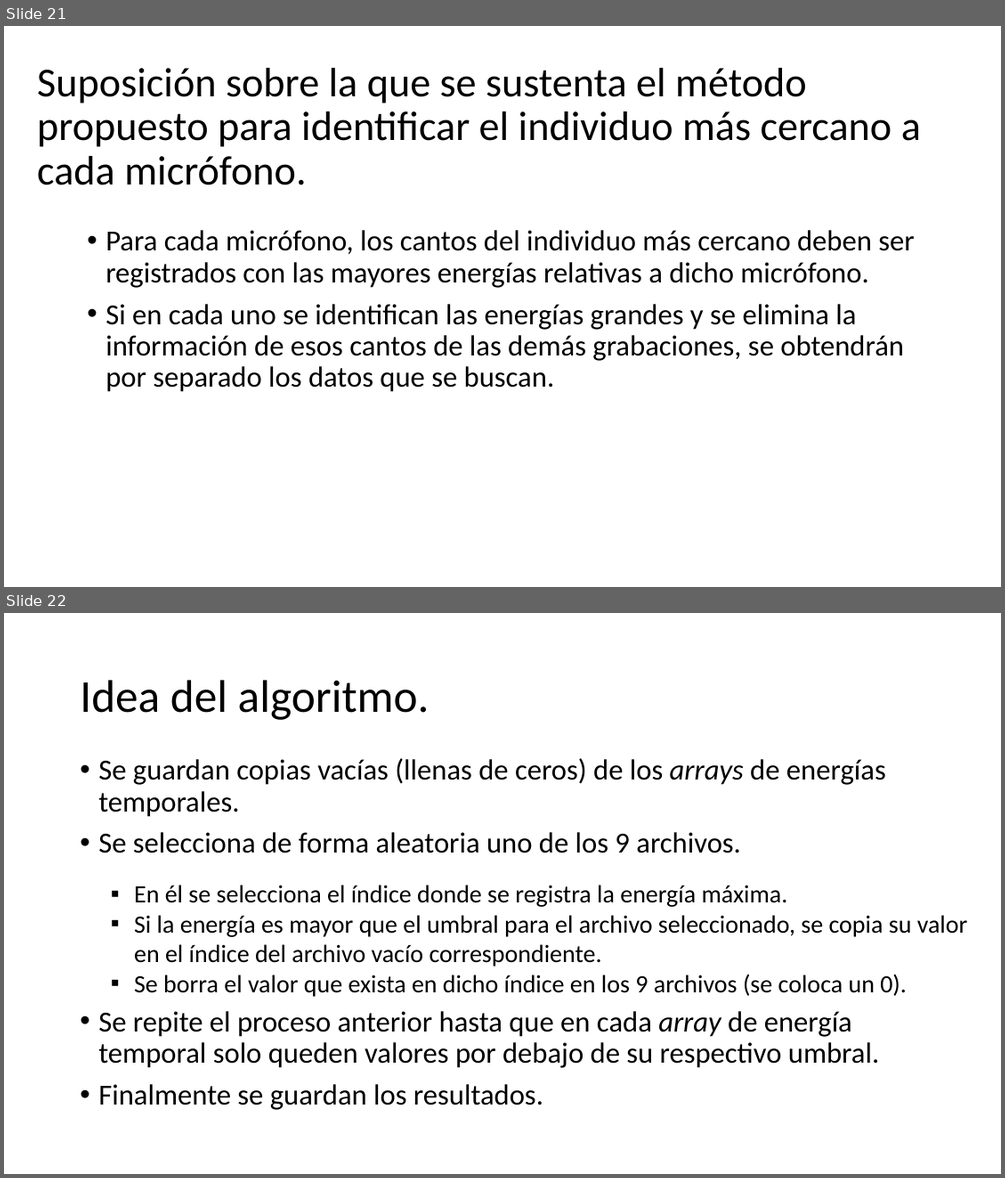
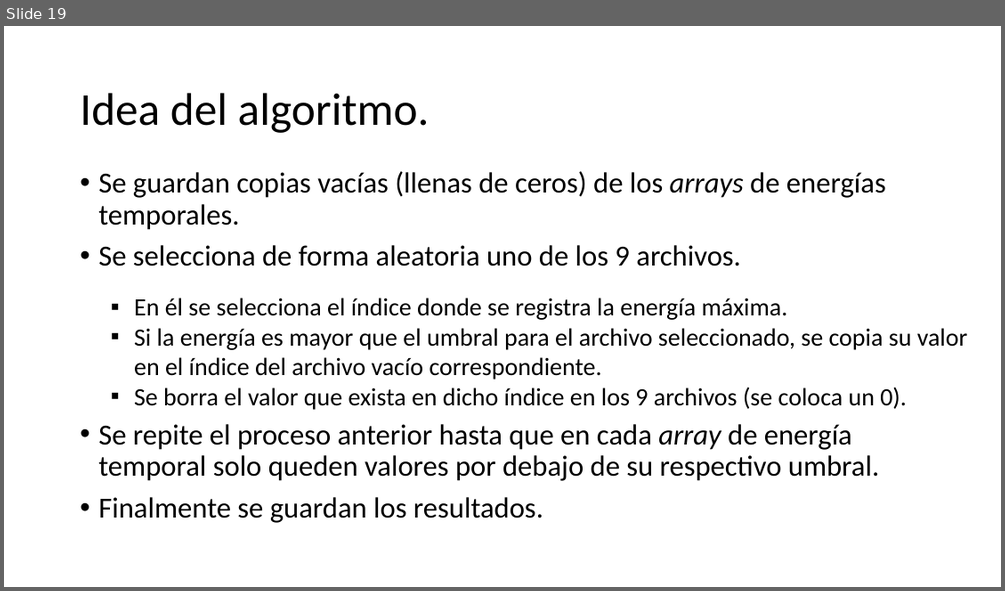
Before and after one commit to DanielMPMatCom/Identifying-Colines.-JCE-MatCom, a slide deck: presentation/Presentation.pptx. Shown one above the other, each under a label of ours: slides 21 and 22 before the commit, slide 19 after it. The pictures are 1005x1178 and 1005x591 pixels, drawn with LibreOffice and Linux fonts; fonts in the diff are those of the drawing. Boxes give left, top, right and bottom in pixels: in the first picture for what was removed or moved away, otherwise in the second. Text is boxed around its words. In the diff, an @@ line names an element or a change of style, - is before the commit and + after.

```diff
--- a/presentation/Presentation.pptx
+++ b/presentation/Presentation.pptx
@@ slide 21 removed at [4, 26, 1001, 587], background #FFFFFF @@
@@ title removed at [37, 68, 921, 185] @@
-Suposición sobre la que se sustenta el método propuesto para identificar el individuo más cercano a cada micrófono.
@@ text removed at [105, 230, 914, 392] @@
-• Para cada micrófono, los cantos del individuo más cercano deben ser registrados con las mayores energías relativas a dicho micrófono.
-• Si en cada uno se identifican las energías grandes y se elimina la información de esos cantos de las demás grabaciones, se obtendrán por separado los datos que se buscan.
@@ what was slide 22 is now slide 19 @@
```
Also in this commit, not shown: 5 slides changed, 4 slides added, 5 other slides removed, 8 other files.
